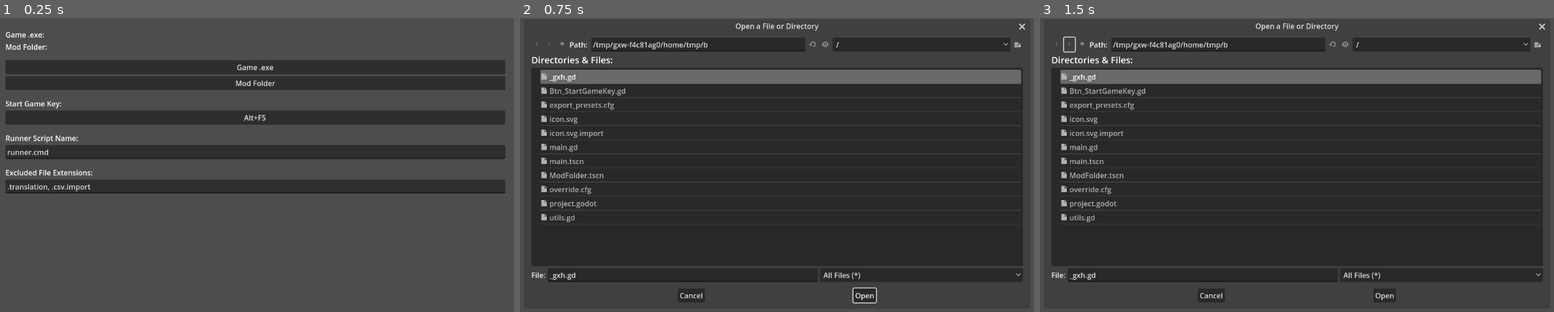
Above: before the commit, frames 1-3 (left to right).
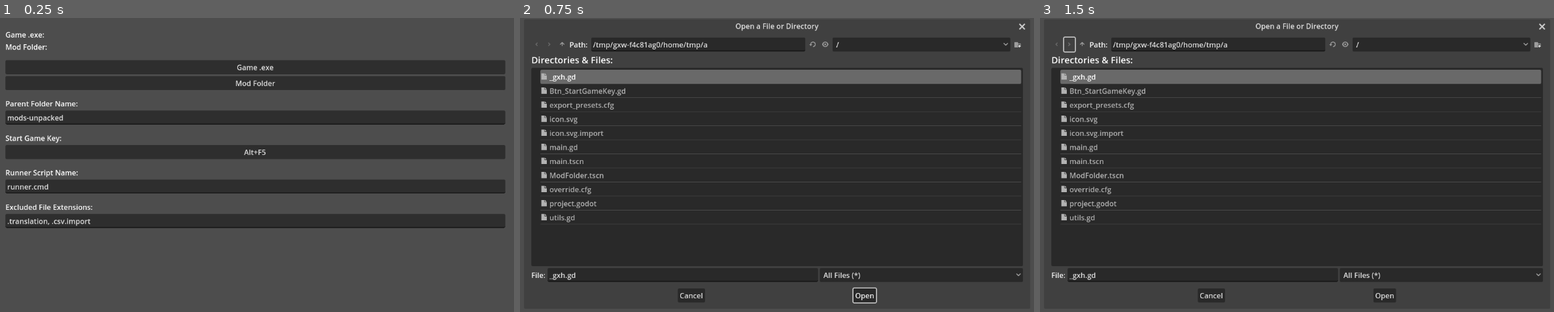
Above: after the commit, the same moments.

Repository: GodotModding/godot-mod-tool
Game: Godot game, scene res://main.tscn
Two runs of this game, one before a commit and one after it. Both use one fixed random seed, a clock stepped at 60 frames per second and the inputs below.
Inputs (mouse positions are in pixels of both pictures, inside the frame that each line leads up to):
- Up to frame 1 (0.25 s): no input
- Up to frame 2 (0.75 s): click "Game .exe" at 0.5 s
- Up to frame 3 (1.5 s): click (1070, 44) at 1.25 s

The runs differ from the first frame. In frame 1, 5.6% of the frame differs, in the area x 1-99%, y 28-72%; in frame 2, less than 0.1%; in frame 3, less than 0.1%.

Commit message:
v.0.3.0 - added Parent Folder Name Line Edit Node

Diff:
--- a/main.gd
+++ b/main.gd
@@ -7,6 +7,7 @@
 	'game_folder': '',
 	'game_exe': '',
 	'game_mod_folder': 'mods',
+	'mod_parent_folder': 'mods-unpacked',
 	'mod_folder': '',
 	'mod_folder_name': '',
 	'exluded_file_extensions': ['.translation', '.csv.import']
@@ -159,6 +160,9 @@
 func _on_line_edit_excluded_file_extensions_text_changed(new_text):
 	data.exluded_file_extensions = Utils.get_entries(new_text)
 
+func _on_line_edit_parent_folder_name_text_changed(new_text):
+	data.mod_parent_folder = new_text
+
 func _notification(what):
 	if(what == NOTIFICATION_WM_CLOSE_REQUEST):
 		# save data
--- a/main.tscn
+++ b/main.tscn
@@ -51,6 +51,19 @@
 layout_mode = 2
 mouse_default_cursor_shape = 2
 text = "Mod Folder"
+
+[node name="Spacer6" type="Control" parent="MarginContainer/VBoxContainer"]
+custom_minimum_size = Vector2(0, 10)
+layout_mode = 2
+
+[node name="Label4" type="Label" parent="MarginContainer/VBoxContainer"]
+layout_mode = 2
+text = "Parent Folder Name:"
+
+[node name="LineEdit_ParentFolderName" type="LineEdit" parent="MarginContainer/VBoxContainer"]
+layout_mode = 2
+text = "mods-unpacked"
+placeholder_text = "mods-unpacked"
 
 [node name="Spacer2" type="Control" parent="MarginContainer/VBoxContainer"]
 custom_minimum_size = Vector2(0, 10)
@@ -111,6 +124,7 @@
 
 [connection signal="pressed" from="MarginContainer/VBoxContainer/Btn_GameExe" to="." method="_on_btn_game_folder_pressed"]
 [connection signal="pressed" from="MarginContainer/VBoxContainer/Btn_ModFolder" to="." method="_on_btn_mod_folder_pressed"]
+[connection signal="text_changed" from="MarginContainer/VBoxContainer/LineEdit_ParentFolderName" to="." method="_on_line_edit_parent_folder_name_text_changed"]
 [connection signal="toggled" from="MarginContainer/VBoxContainer/Btn_StartGameKey" to="MarginContainer/VBoxContainer/Btn_StartGameKey" method="_toggled"]
 [connection signal="text_changed" from="MarginContainer/VBoxContainer/LineEdit" to="." method="_on_line_edit_text_changed"]
 [connection signal="text_changed" from="MarginContainer/VBoxContainer/LineEdit_ExcludedFileExtensions" to="." method="_on_line_edit_excluded_file_extensions_text_changed"]
